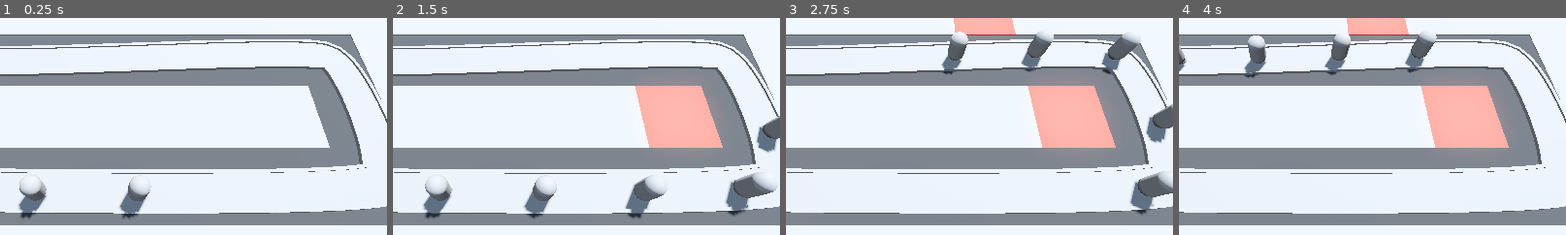
Above: before the commit, frames 1-4 (left to right).
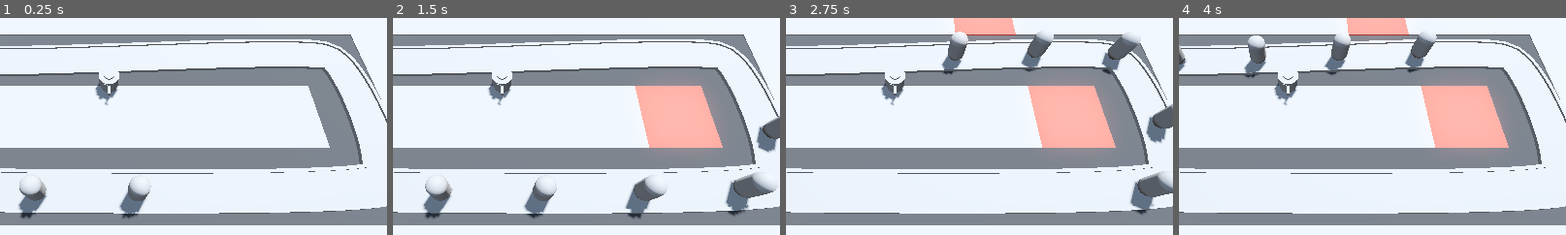
Above: after the commit, the same moments.

Repository: ozgencDev/Barbarian-Blaster
Game: Godot game, scene res://BaseLevel.tscn
Same seed, same stepped clock (60 frames per second), same inputs: the game is played once before the commit and once after it.
Inputs (mouse positions are % of the whole screen's width and height, from its top left):
- Up to frame 1 (0.25 s): no input
- Up to frame 2 (1.5 s): move the mouse to (72, 45) at 0.52 s; press the mouse at (72, 45) at 0.53 s; move the mouse to (30, 55) at 1.27 s; release the mouse at (30, 55) at 1.28 s; click (30, 55) at 1.35 s
- Up to frame 3 (2.75 s): move the mouse to (60, 28) at 2.02 s; press the mouse at (60, 28) at 2.03 s
- Up to frame 4 (4 s): move the mouse to (45, 70) at 2.77 s; release the mouse at (45, 70) at 2.78 s; click (45, 70) at 2.85 s; move the mouse to (80, 65) at 3.52 s; press the mouse at (80, 65) at 3.53 s
The pictures show only the part of the screen within x 36-86%, y 25-75%; the shares and areas given below are measured in that part.

The runs differ from the first frame. In frame 1, 0.6% of the frame differs, in the area x 24-31%, y 24-41%; in frame 2, 0.6%; in frame 3, 0.6%; in frame 4, 0.6%.

Commit message:
adding turret instance from packedscene

Diff:
--- a/BaseLevel.tscn
+++ b/BaseLevel.tscn
@@ -1,9 +1,11 @@
-[gd_scene load_steps=10 format=3 uid="uid://dmmrmo7n8c6xq"]
+[gd_scene load_steps=12 format=3 uid="uid://dmmrmo7n8c6xq"]
 
 [ext_resource type="PackedScene" uid="uid://dc6ta6xhpx4mt" path="res://RayPickerCamera/ray_picker_camera.tscn" id="1_0q81t"]
 [ext_resource type="PackedScene" uid="uid://bv7gbdkawif84" path="res://Enemy/enemy.tscn" id="1_5sbch"]
 [ext_resource type="MeshLibrary" uid="uid://b2lii3tfjahx3" path="res://MeshLibrary/SpaceLibrary.tres" id="1_vp3ct"]
 [ext_resource type="PackedScene" uid="uid://dvympovo5pb6o" path="res://Base/base.tscn" id="3_nn78s"]
+[ext_resource type="Script" path="res://TurretManager.gd" id="5_piyug"]
+[ext_resource type="PackedScene" uid="uid://cg88xsx60tj8s" path="res://Turret/turret.tscn" id="6_plplw"]
 
 [sub_resource type="ProceduralSkyMaterial" id="ProceduralSkyMaterial_blrqv"]
 sky_horizon_color = Color(0.64625, 0.65575, 0.67075, 1)
@@ -123,3 +125,7 @@
 }
 
 [node name="Base" parent="." instance=ExtResource("3_nn78s")]
+
+[node name="TurretManager" type="Node3D" parent="."]
+script = ExtResource("5_piyug")
+turret = ExtResource("6_plplw")
--- /dev/null
+++ b/Turret/turret.tscn
@@ -0,0 +1,46 @@
+[gd_scene load_steps=6 format=3 uid="uid://cg88xsx60tj8s"]
+
+[sub_resource type="CylinderMesh" id="CylinderMesh_ki0qd"]
+height = 1.0
+
+[sub_resource type="CylinderMesh" id="CylinderMesh_r075b"]
+top_radius = 0.3
+bottom_radius = 0.3
+height = 0.1
+
+[sub_resource type="CylinderMesh" id="CylinderMesh_dsvd4"]
+top_radius = 0.6
+bottom_radius = 0.6
+height = 0.6
+
+[sub_resource type="CylinderMesh" id="CylinderMesh_o73g8"]
+top_radius = 0.1
+bottom_radius = 0.1
+height = 0.5
+
+[sub_resource type="CylinderMesh" id="CylinderMesh_lnku7"]
+top_radius = 0.1
+bottom_radius = 0.1
+height = 0.1
+
+[node name="Turret" type="Node3D"]
+
+[node name="TurretBase" type="MeshInstance3D" parent="."]
+transform = Transform3D(1, 0, 0, 0, 1, 0, 0, 0, 1, 0, 0.5, 0)
+mesh = SubResource("CylinderMesh_ki0qd")
+
+[node name="TurretHead" type="MeshInstance3D" parent="TurretBase"]
+transform = Transform3D(1, 0, 0, 0, 1, 0, 0, 0, 1, 0, 0.64982, 0)
+mesh = SubResource("CylinderMesh_r075b")
+
+[node name="TurretTop" type="MeshInstance3D" parent="TurretBase"]
+transform = Transform3D(1, 0, 0, 0, 1, 0, 0, 0, 1, 0, 0.3, 0)
+mesh = SubResource("CylinderMesh_dsvd4")
+
+[node name="TurretBarrel" type="MeshInstance3D" parent="TurretBase"]
+transform = Transform3D(1, 0, 0, 0, -4.37114e-08, -1, 0, 1, -4.37114e-08, 0, 0.3, 0.841)
+mesh = SubResource("CylinderMesh_o73g8")
+
+[node name="TurretPointer" type="MeshInstance3D" parent="TurretBase"]
+transform = Transform3D(1, 0, 0, 0, -4.37114e-08, -1, 0, 1, -4.37114e-08, -0.199243, 0.450938, 0.566859)
+mesh = SubResource("CylinderMesh_lnku7")
--- /dev/null
+++ b/TurretManager.gd
@@ -0,0 +1,7 @@
+extends Node3D
+
+@export var turret: PackedScene
+
+func _ready() -> void:
+	var new_turret = turret.instantiate()
+	add_child(new_turret)
